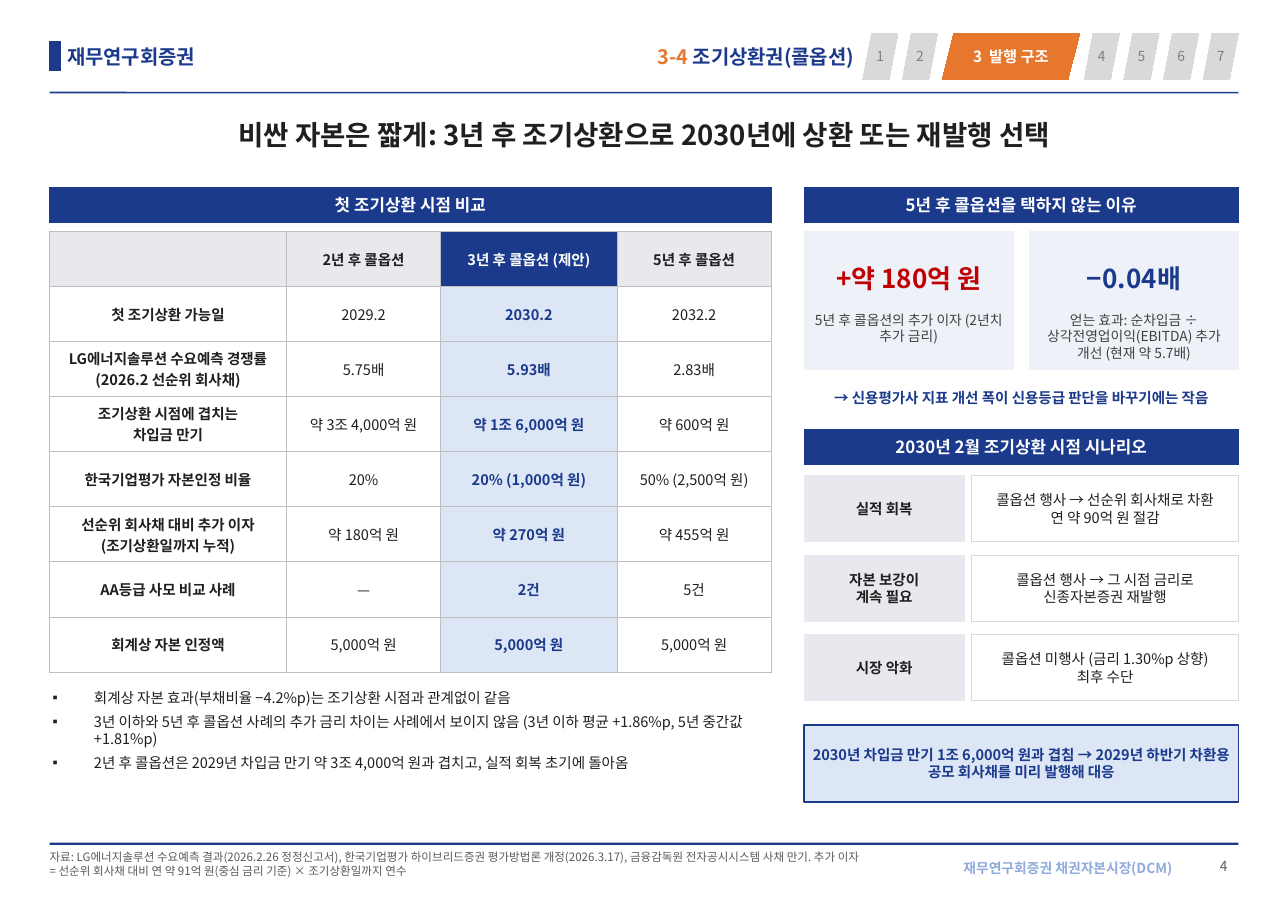
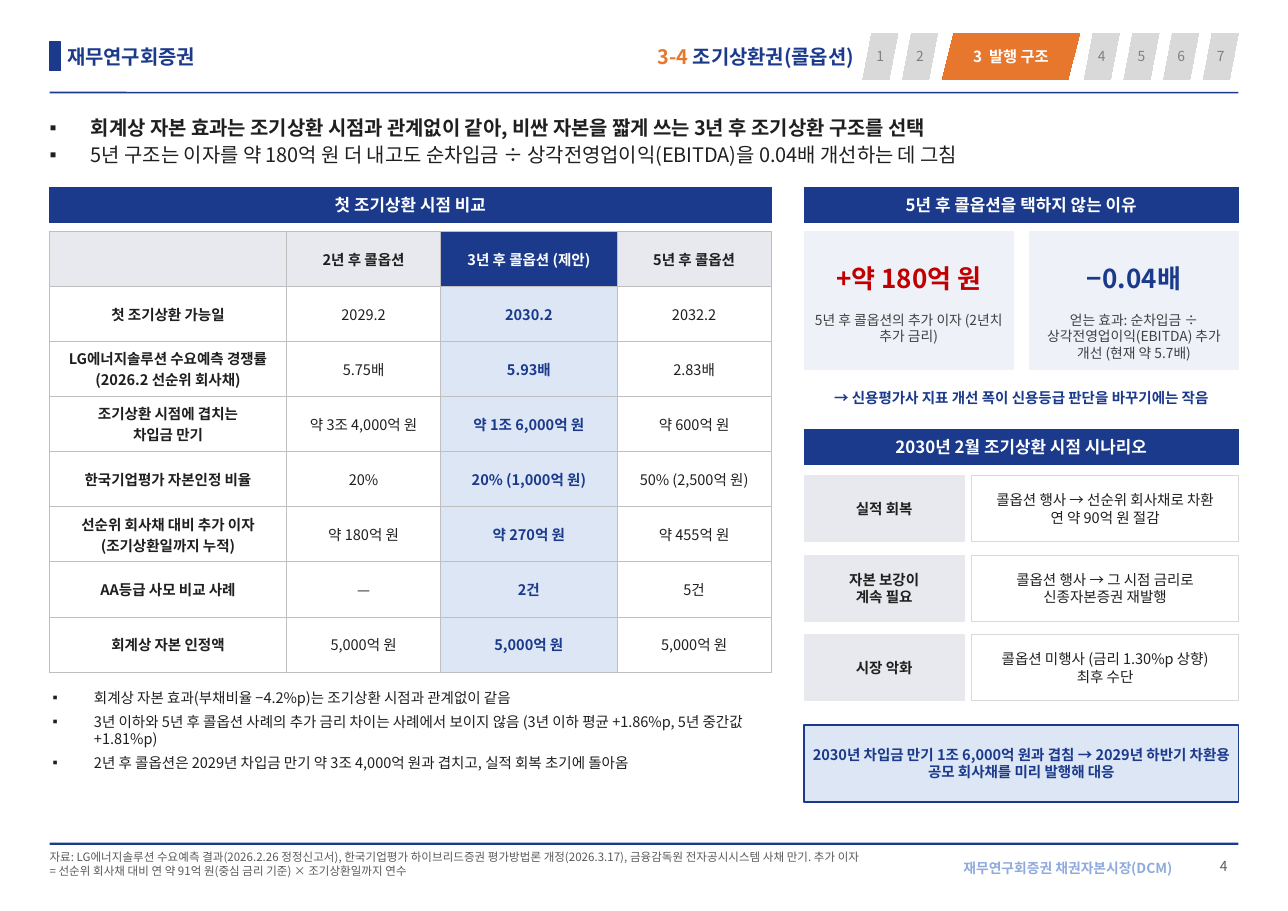
Before and after one commit to shy065542-rgb/SSHHYY, a slide deck: slide 4 of LGES_신종_발행구조.pptx. Drawn at 1288x911 pixels with LibreOffice and Linux fonts; fonts in the diff are those of the drawing. Boxes give left, top, right and bottom in pixels: in the first picture for what was removed or moved away, otherwise in the second. Text is boxed around its words. In the diff, an @@ line names an element or a change of style, - is before the commit and + after.

```diff
--- a/LGES_신종_발행구조.pptx
+++ b/LGES_신종_발행구조.pptx
@@ title at box(91, 118, 958, 166): text changed; size 18 to 13 pt; bold off @@
-비싼 자본은 짧게: 3년 후 조기상환으로 2030년에 상환 또는 재발행 선택
+▪ 회계상 자본 효과는 조기상환 시점과 관계없이 같아, 비싼 자본을 짧게 쓰는 3년 후 조기상환 구조를 선택
+▪ 5년 구조는 이자를 약 180억 원 더 내고도 순차입금 ÷ 상각전영업이익(EBITDA)을 0.04배 개선하는 데 그침
```
Also in this commit, not shown: 6 other slides changed.
